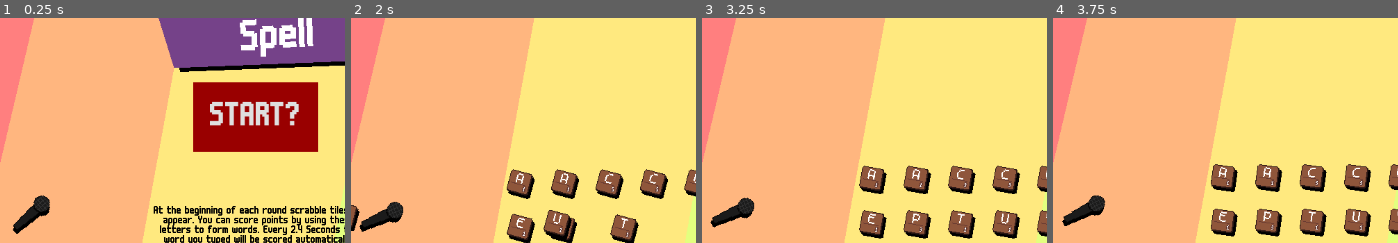
Above: before the commit, frames 1-4 (left to right).
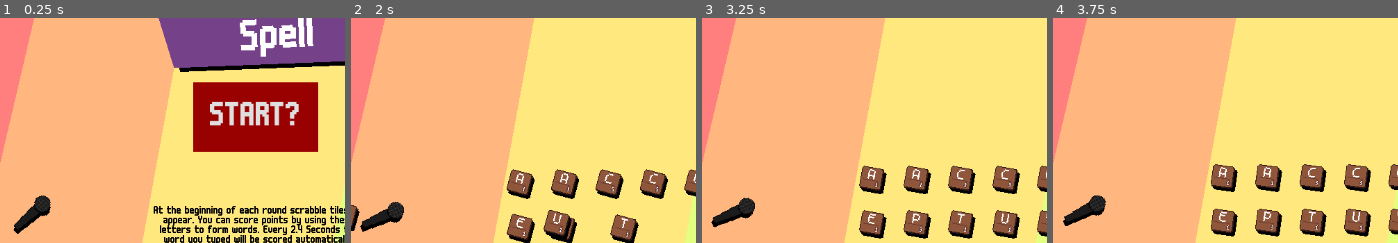
Above: after the commit, the same moments.

Repository: LiranDat/Spitandspell
Game: Godot game, scene res://scenes/main/main.tscn
The game is run twice, just before and just after one commit, with the same random seed, the same clock (stepped at 60 frames per second) and the same inputs.
Inputs (mouse positions are % of the whole screen's width and height, from its top left):
- Up to frame 1 (0.25 s): no input
- Up to frame 2 (2 s): click "START?" at 0.5 s; move the mouse to (11, 75) at 1.27 s; click (11, 75) at 1.42 s
- Up to frame 3 (3.25 s): move the mouse to (31, 78) at 2.02 s; click (31, 78) at 2.17 s; move the mouse to (57, 78) at 2.77 s; click (57, 78) at 2.92 s
- Up to frame 4 (3.75 s): move the mouse to (37, 77) at 3.52 s; click (37, 77) at 3.67 s
The pictures show only the part of the screen within x 6-56%, y 32-82%; the shares and areas given below are measured in that part.

The runs differ from the first frame. In frame 1, 0.1% of the frame differs, in the area x 3-15%, y 78-96%; in frame 2, 0.1%; in frame 3, 0.1%, in the area x 2-16%, y 79-94%; in frame 4, 0.1%.
Error in both runs: Invalid access of index '0' on a base object of type: 'PackedStringArray'. (res://scenes/lyrics/lyrics.gd:26)

Commit message:
Money check reworked

Diff:
--- a/album_case.gd
+++ b/album_case.gd
@@ -37,7 +37,7 @@
 	pass
 
 func buyAlbum(album:Album):
-	if $Money.money > album.price:
+	if $Money.money >= album.price:
 		$Money.money -= album.price
 		addAlbum(album)
 		return true
--- a/letter_selection.tscn
+++ b/letter_selection.tscn
@@ -10,6 +10,7 @@
 position = Vector2(151, 128)
 
 [node name="Mic" parent="MicPos" instance=ExtResource("1_a8s43")]
+position = Vector2(1, 0)
 
 [node name="LetterDeck" type="Node2D" parent="MicPos"]
 
